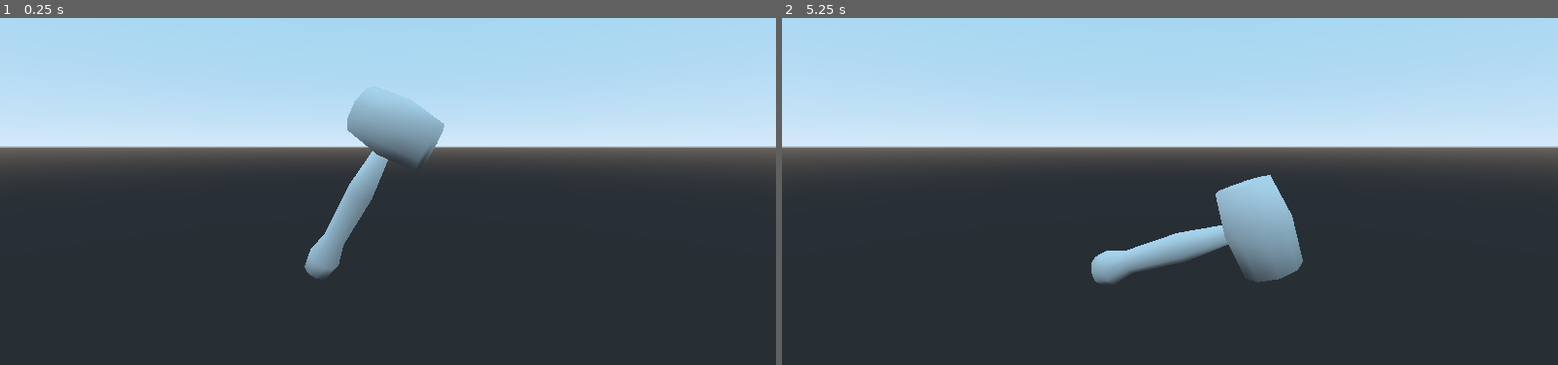
Above: before the commit, frames 1-2 (left to right).
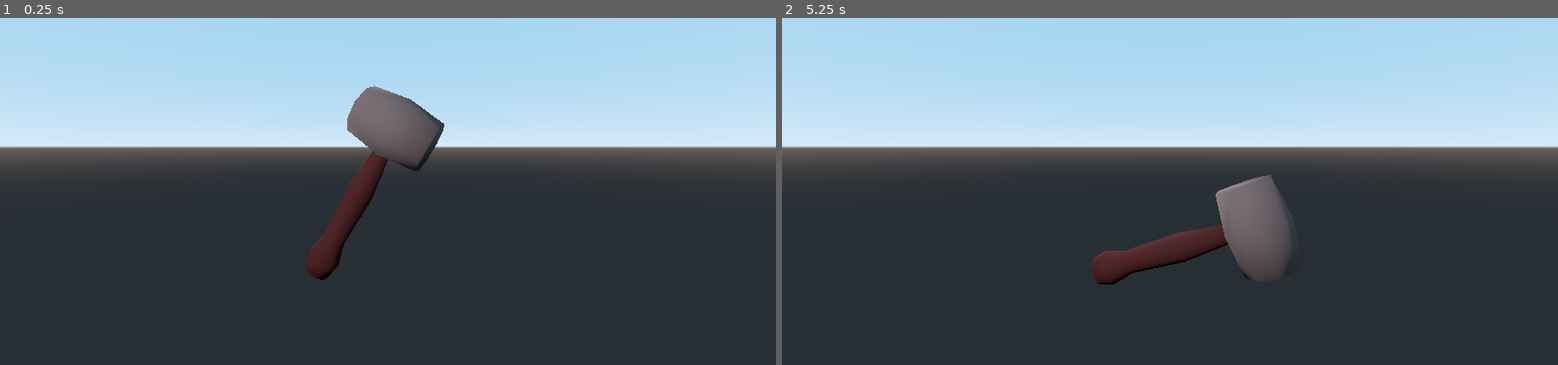
Above: after the commit, the same moments.

Repository: henriquelima92/godot-hammer-time
Game: Godot game, scene res://scenes/Game.tscn
The game is run twice, just before and just after one commit, with the same random seed, the same clock (stepped at 60 frames per second) and the same inputs.
Inputs (mouse positions are in pixels of both pictures, inside the frame that each line leads up to):
- Up to frame 1 (0.25 s): no input
- Up to frame 2 (5.25 s): tap Enter at 0.5, 2, 3.5 s; move the mouse to (1340, 125) at 0.52 s; click (1340, 125) at 0.67 s; tap Space at 1.25, 2.75, 4.25 s; move the mouse to (1014, 167) at 1.27 s; click (1014, 167) at 1.42 s; move the mouse to (1247, 49) at 2.02 s; click (1247, 49) at 2.17 s; move the mouse to (1131, 233) at 2.77 s; click (1131, 233) at 2.92 s; move the mouse to (1402, 212) at 3.52 s; click (1402, 212) at 3.67 s; move the mouse to (937, 80) at 4.27 s; click (937, 80) at 4.42 s; move the mouse to (1208, 146) at 5.02 s; click (1208, 146) at 5.17 s

The runs differ from the first frame. In frame 1, 3.1% of the frame differs, in the area x 39-58%, y 19-76%; in frame 2, 3.7%, in the area x 39-68%, y 45-77%.

Commit message:
Added lights and material to hammer.

Diff:
--- a/scenes/Game.tscn
+++ b/scenes/Game.tscn
@@ -8,3 +8,13 @@
 
 [node name="Camera" type="Camera" parent="."]
 transform = Transform( 0.290034, 0, -0.957016, 0, 1, 0, 0.957016, 0, 0.290034, -11.1331, 4.93942, 6.34231 )
+
+[node name="OmniLight" type="OmniLight" parent="."]
+transform = Transform( 1, 0, 0, 0, 1, 0, 0, 0, 1, 5.95728, 8.31696, 0 )
+light_energy = 1.5
+omni_range = 50.0
+
+[node name="OmniLight2" type="OmniLight" parent="."]
+transform = Transform( 1, 0, 0, 0, 1, 0, 0, 0, 1, -12.0007, 8.31696, 0 )
+light_energy = 1.5
+omni_range = 50.0
--- a/scenes/Hammer.tscn
+++ b/scenes/Hammer.tscn
@@ -1,7 +1,14 @@
-[gd_scene load_steps=5 format=2]
+[gd_scene load_steps=7 format=2]
 
 [ext_resource path="res://scripts/Hammer.gd" type="Script" id=1]
 [ext_resource path="res://models/hammer/hammer.obj" type="ArrayMesh" id=2]
+
+[sub_resource type="SpatialMaterial" id=3]
+albedo_color = Color( 0.396078, 0.333333, 0.333333, 1 )
+
+[sub_resource type="SpatialMaterial" id=4]
+albedo_color = Color( 0.266667, 0.121569, 0.121569, 1 )
+metallic_specular = 0.0
 
 [sub_resource type="ConvexPolygonShape" id=1]
 points = PoolVector3Array( 0, 7.5, 1.5, 0, 7.69561, 0, 0.642788, 7.26605, 1.5, 0.768521, 7.41589, 0, 0.984808, 6.67365, …(1725 unchanged characters)…
@@ -28,8 +35,8 @@
 
 [node name="MeshInstance" type="MeshInstance" parent="."]
 mesh = ExtResource( 2 )
-material/0 = null
-material/1 = null
+material/0 = SubResource( 3 )
+material/1 = SubResource( 4 )
 
 [node name="CollisionShape" type="CollisionShape" parent="."]
 shape = SubResource( 1 )
